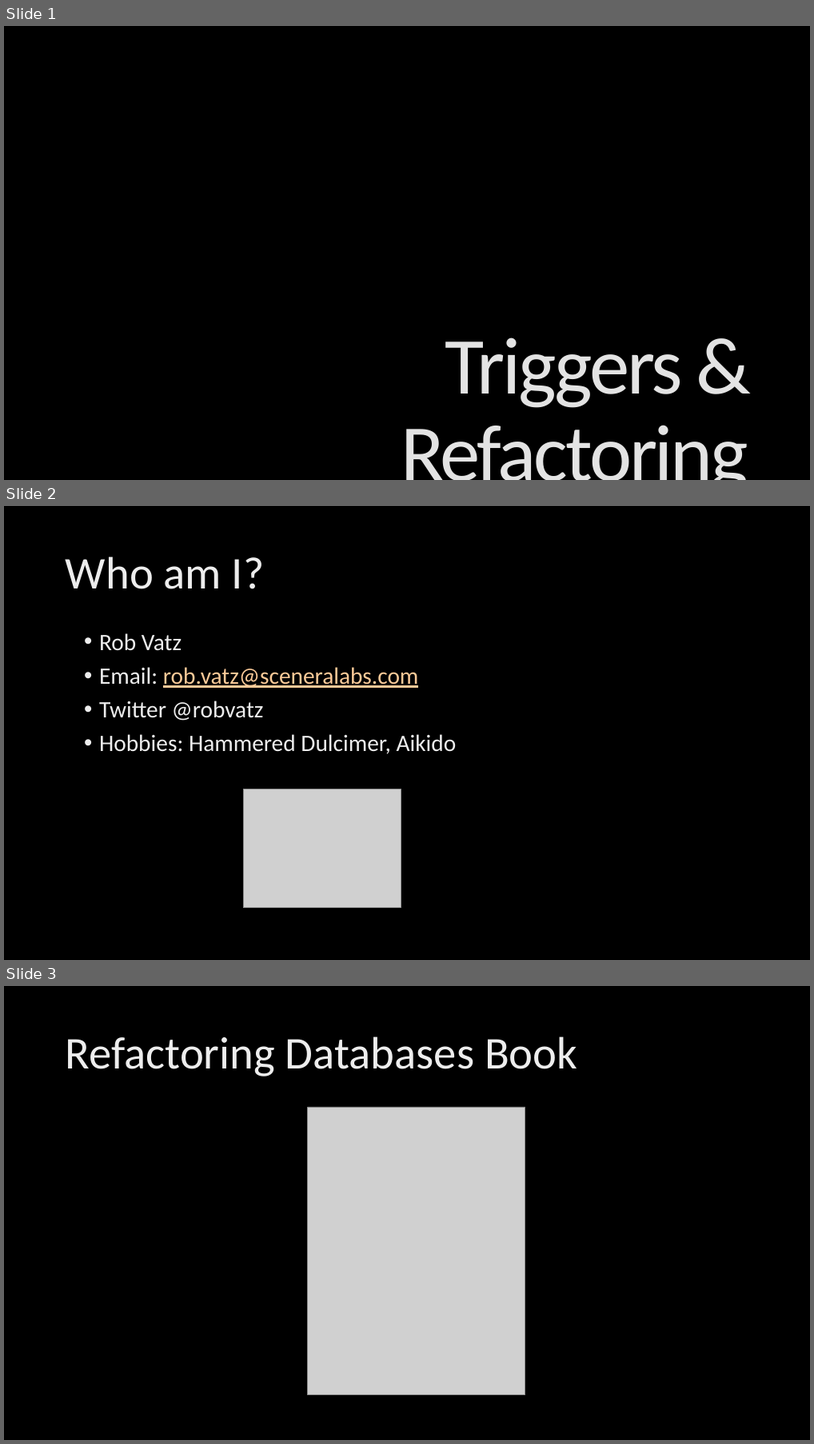
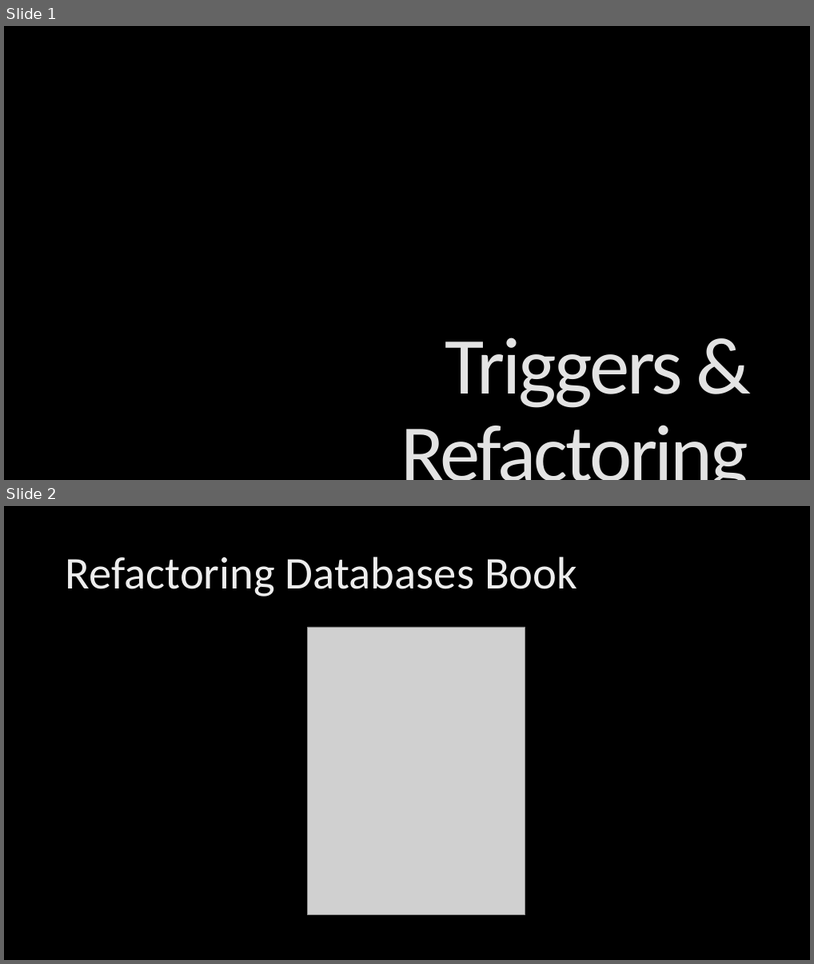
Before and after one commit to poedevop-fm/Database-Refactoring-Demo, a slide deck: Triggers & Refactoring.pptx. Shown one above the other, each under a label of ours: slides 1, 2 and 3 before the commit, slides 1 and 2 after it. The pictures are 814x1444 and 814x964 pixels, drawn with LibreOffice and Linux fonts; fonts in the diff are those of the drawing; grey boxes stand for pictures; background and template pictures are left out. Boxes give left, top, right and bottom in pixels: in the first picture for what was removed or moved away, otherwise in the second. Text is boxed around its words. In the diff, an @@ line names an element or a change of style, - is before the commit and + after.

Commit message:
Deleted "Who am I?" slide.
After watching a mini-talk in February, I decided to delete the "Who am I" and "What are Triggers?" slides. "Who am I?" probably not necessary for a mini-talk. I suspect most people there know what triggers are.

```diff
--- a/Triggers & Refactoring.pptx
+++ b/Triggers & Refactoring.pptx
@@ slide 2 removed at [4,506,810,960], background picture (left out) @@
@@ title removed at [66,556,264,589] @@
-Who am I?
@@ text removed at [99,633,457,754] @@
-• Rob Vatz
-• Email: rob.vatz@sceneralabs.com
-• Twitter @robvatz
-• Hobbies: Hammered Dulcimer, Aikido
@@ picture removed at [243,789,401,908] @@
@@ what was slide 3 is now slide 2 @@
```
Also in this commit, not shown: 1 other file.
